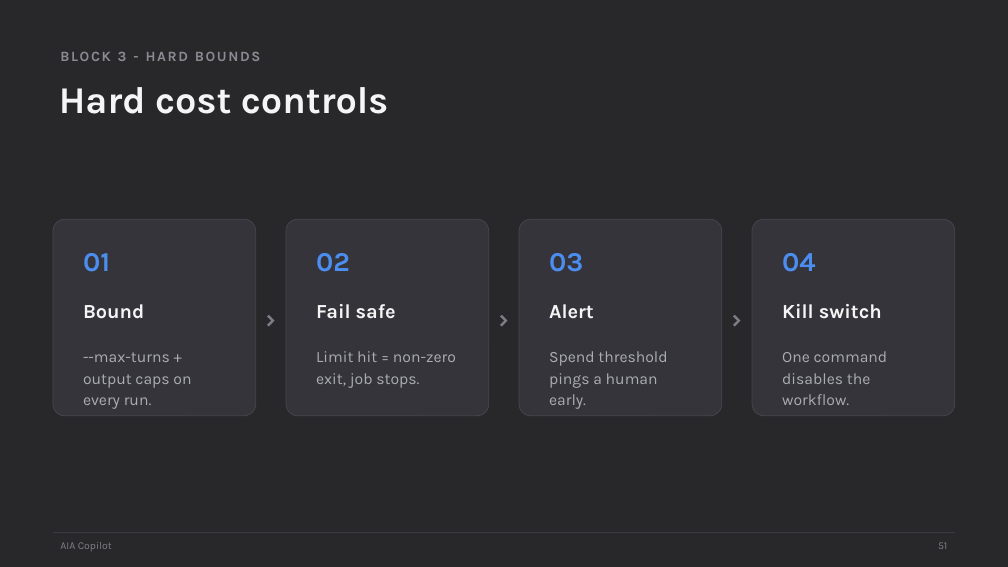
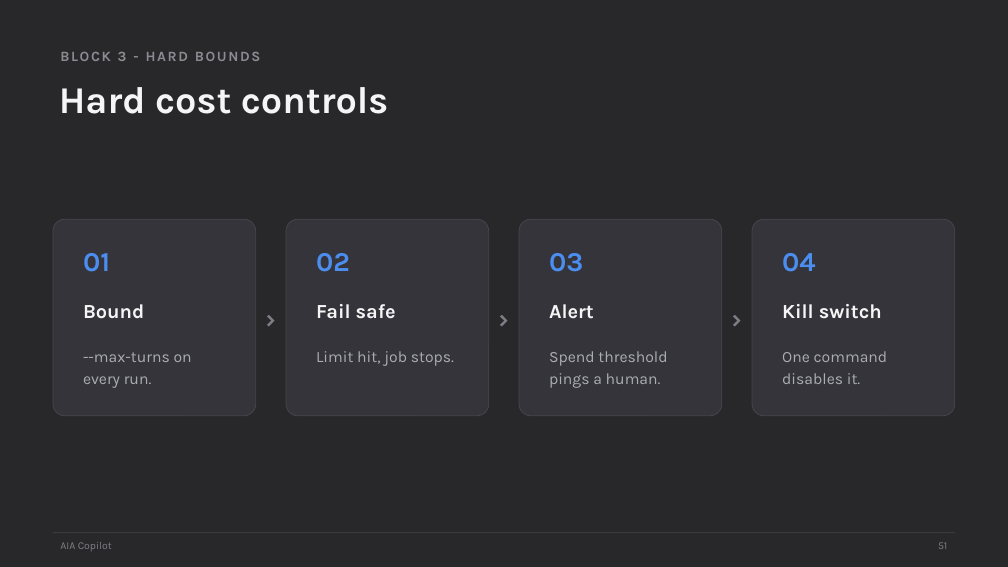
Before and after one commit to scottrhay/AIA-ClaudeCopilot, a slide deck: slide 51 of claude-code-3day/slides/Day3_Claude_Code_Production.pptx. Drawn at 1008x567 pixels with LibreOffice and Linux fonts; fonts in the diff are those of the drawing. Boxes give left, top, right and bottom in pixels: in the first picture for what was removed or moved away, otherwise in the second. Text is boxed around its words. In the diff, an @@ line names an element or a change of style, - is before the commit and + after.

Commit message:
Fix process-card text overflow across 7 slides (Day 1 s16/s48/s65/s82, Day 3 s51/s64/s80)

```diff
--- a/claude-code-3day/slides/Day3_Claude_Code_Production.pptx
+++ b/claude-code-3day/slides/Day3_Claude_Code_Production.pptx
@@ text at <box>83,352,192,388</box>: text changed @@
---max-turns + output caps on every run.
+--max-turns on every run.
@@ text at <box>316,351,454,366</box>: text changed @@
-Limit hit = non-zero exit, job stops.
+Limit hit, job stops.
@@ text at <box>549,351,667,388</box>: text changed @@
-Spend threshold pings a human early.
+Spend threshold pings a human.
@@ text at <box>782,351,888,384</box>: text changed @@
-One command disables the workflow.
+One command disables it.
```
Also in this commit, not shown: 2 other slides changed, 1 other file.
